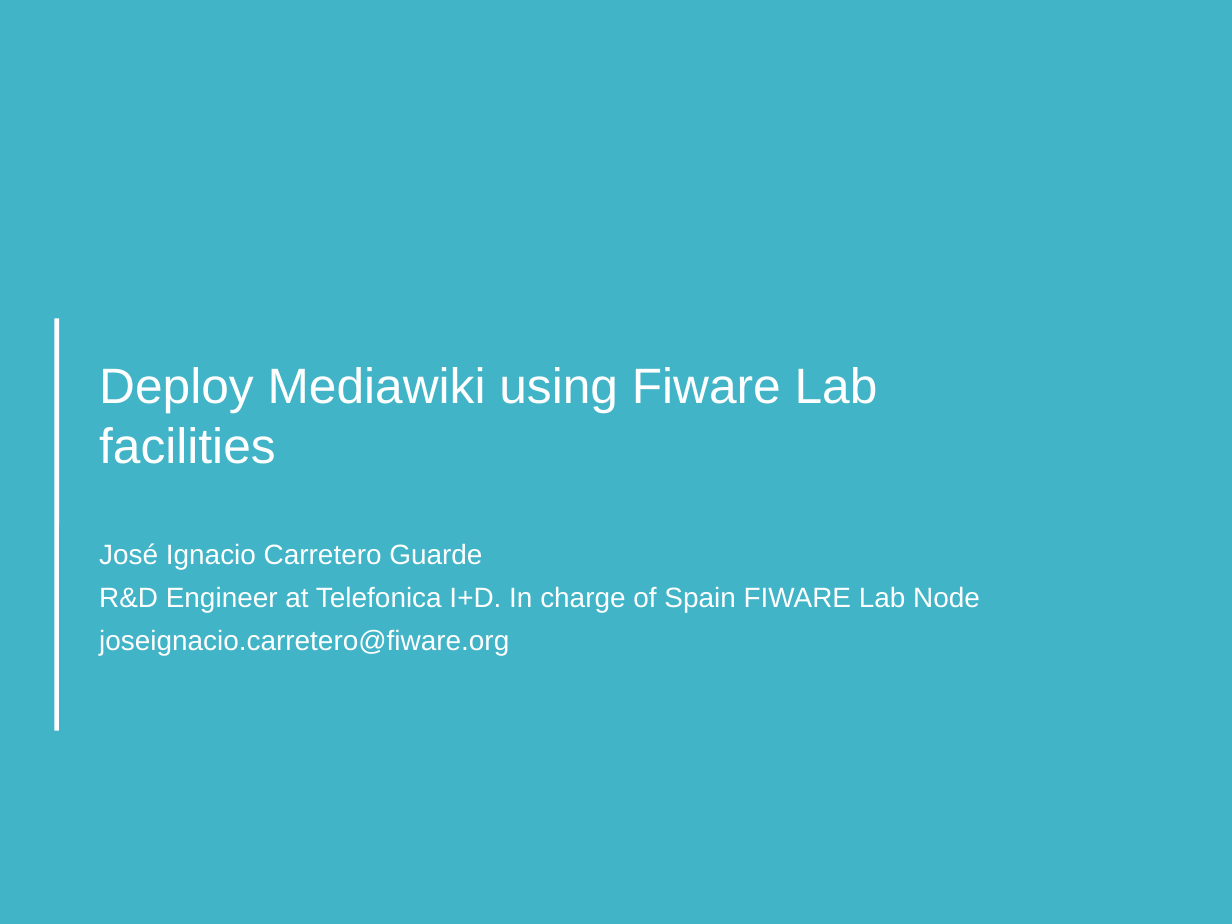
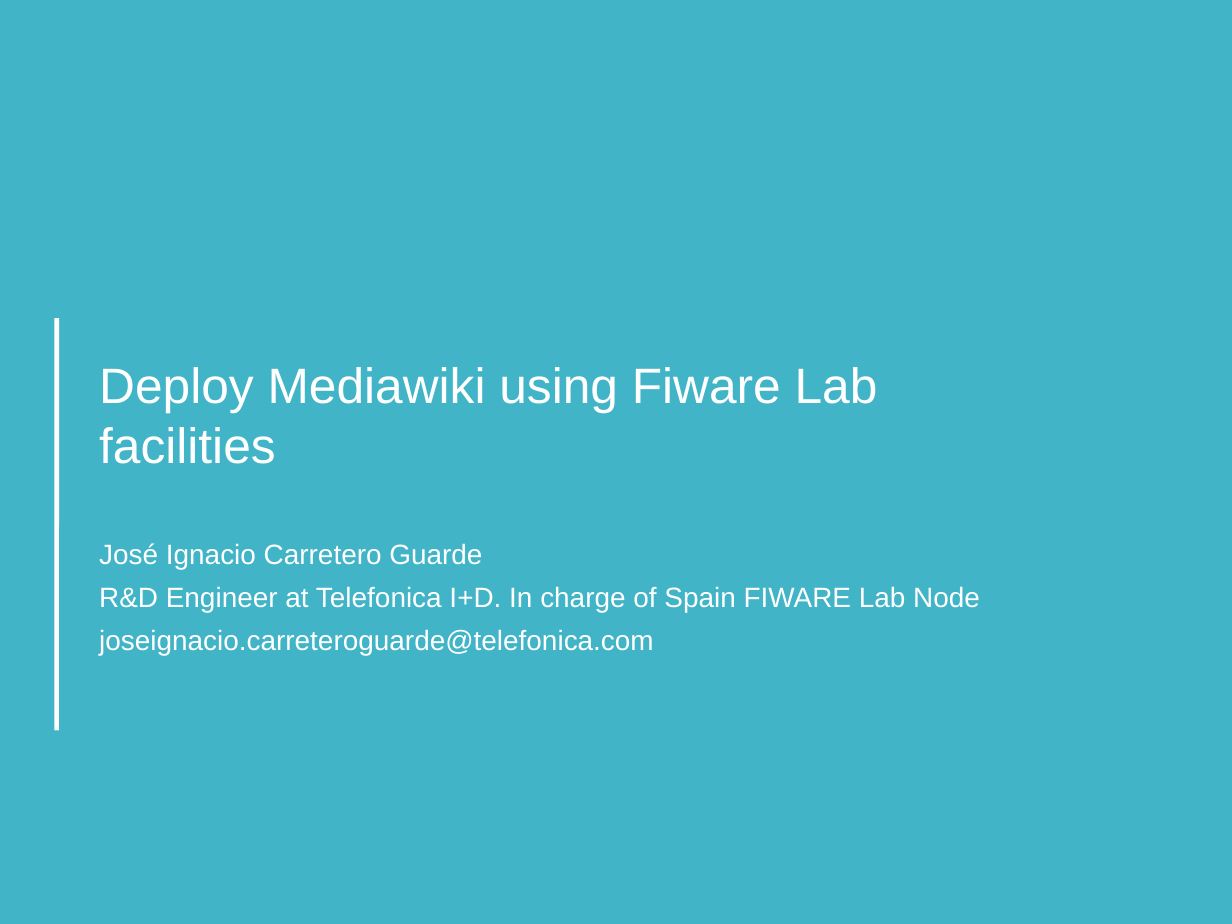
Before and after one commit to jicarretero/SummitMalaga2016, a slide deck: slide 1 of FiwareMalagaScaled4_3.odp. Drawn at 1232x924 pixels with LibreOffice and Linux fonts; fonts in the diff are those of the drawing; background and template pictures are left out. Boxes give left, top, right and bottom in pixels: in the first picture for what was removed or moved away, otherwise in the second. Text is boxed around its words. In the diff, an @@ line names an element or a change of style, - is before the commit and + after.

```diff
--- a/FiwareMalagaScaled4_3.odp
+++ b/FiwareMalagaScaled4_3.odp
@@ subtitle at (x1=99, y1=629, x2=654, y2=655): text changed @@
-joseignacio.carretero@fiware.org
+joseignacio.carreteroguarde@telefonica.com
```
Also in this commit, not shown: 4 other slides changed, 1 slide added, 1 other file.
